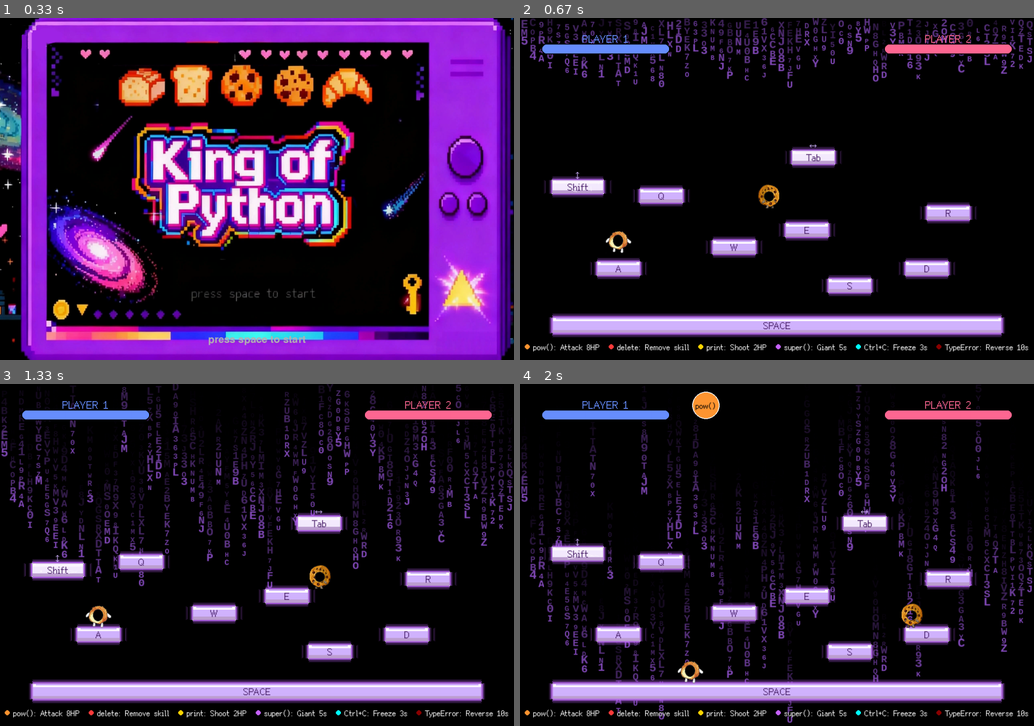
Above: before the commit, frames 1-4 (two rows, left to right).
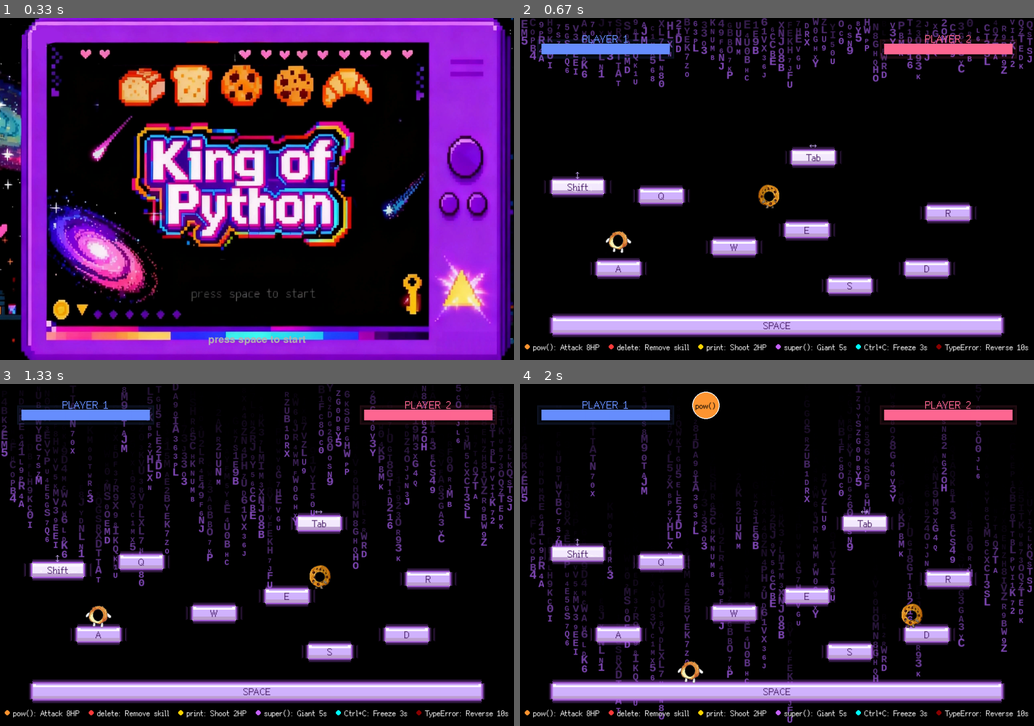
Above: after the commit, the same moments.

Repository: xueyu-coco/King-of-Python
Game: pygame game, started from main.py
Same seed, same stepped clock (60 frames per second), same inputs: the game is played once before the commit and once after it.
Inputs:
- Up to frame 1 (0.33 s): no input
- Up to frame 2 (0.67 s): tap S at 0.33 s
- Up to frame 3 (1.33 s): hold Right 0.67-1.13 s
- Up to frame 4 (2 s): hold Right 1.5-1.97 s; hold D 1.5-1.97 s

Frame 1 is identical in both runs. In frame 2, 0.7% of the frame differs, in the area x 3-97%, y 6-12%; in frame 3, 0.8%; in frame 4, 0.8%.

Commit message:
ui: HP bars - colored border glow for player HP bars

Diff:
--- a/main.py
+++ b/main.py
@@ -84,17 +84,33 @@
     hp_bar_height = 25
     hp_bar_y = 60
 
-    # 玩家1血条
+    # 玩家1血条（矩形）
     p1_x = 50
-    # 圆角半径：使用高度的一半以获得胶囊形（pill）外观
-    radius = max(2, hp_bar_height // 2)
-    pygame.draw.rect(screen, GRAY, (p1_x, hp_bar_y, hp_bar_width, hp_bar_height), border_radius=radius)
+    # 玩家1 color (used for fill, border and glow)
+    p1_color = (104, 143, 255)
+    # draw a soft outer glow using a semi-transparent surface
+    try:
+        glow = 10
+        glow_surf = pygame.Surface((hp_bar_width + glow * 2, hp_bar_height + glow * 2), pygame.SRCALPHA)
+        # draw several concentric rectangles with decreasing alpha for a soft glow
+        for i in range(glow, 0, -1):
+            a = int(40 * (i / glow))
+            clr = (p1_color[0], p1_color[1], p1_color[2], a)
+            rect = (glow - i, glow - i, hp_bar_width + i * 2, hp_bar_height + i * 2)
+            try:
+                # draw only the outline so glow appears on the edge
+                pygame.draw.rect(glow_surf, clr, rect, 1)
+            except Exception:
+                pass
+        screen.blit(glow_surf, (p1_x - glow, hp_bar_y - glow))
+    except Exception:
+        # fallback: ignore glow if surface operations fail
+        pass
+    pygame.draw.rect(screen, GRAY, (p1_x, hp_bar_y, hp_bar_width, hp_bar_height))
     hp1_width = int((player1.hp / player1.max_hp) * hp_bar_width)
-    # 使用指定颜色 (104, 143, 255) 显示玩家1 血条与名称（与玩家2互换）
-    p1_color = (104, 143, 255)
     if hp1_width > 0:
-        pygame.draw.rect(screen, p1_color, (p1_x, hp_bar_y, hp1_width, hp_bar_height), border_radius=radius)
-    pygame.draw.rect(screen, BLACK, (p1_x, hp_bar_y, hp_bar_width, hp_bar_height), 2, border_radius=radius)
+        pygame.draw.rect(screen, p1_color, (p1_x, hp_bar_y, hp1_width, hp_bar_height))
+    pygame.draw.rect(screen, p1_color, (p1_x, hp_bar_y, hp_bar_width, hp_bar_height), 2)
 
     name1 = "PLAYER 1"
     p1_text = font_small.render(name1, True, p1_color)
@@ -117,15 +133,31 @@
 
     # 玩家2血条（从右到左填充，扣血时从左边减少，保持右对齐）
     p2_x = WIDTH - 50 - hp_bar_width
-    pygame.draw.rect(screen, GRAY, (p2_x, hp_bar_y, hp_bar_width, hp_bar_height), border_radius=radius)
+    # 玩家2 color (used for fill, border and glow)
+    p2_color = (255, 104, 147)
+    # draw glow for player2 (right side)
+    try:
+        glow = 10
+        glow_surf2 = pygame.Surface((hp_bar_width + glow * 2, hp_bar_height + glow * 2), pygame.SRCALPHA)
+        for i in range(glow, 0, -1):
+            a = int(40 * (i / glow))
+            clr = (p2_color[0], p2_color[1], p2_color[2], a)
+            rect = (glow - i, glow - i, hp_bar_width + i * 2, hp_bar_height + i * 2)
+            try:
+                pygame.draw.rect(glow_surf2, clr, rect, 1)
+            except Exception:
+                pass
+        screen.blit(glow_surf2, (p2_x - glow, hp_bar_y - glow))
+    except Exception:
+        pass
+    pygame.draw.rect(screen, GRAY, (p2_x, hp_bar_y, hp_bar_width, hp_bar_height))
     hp2_width = int((player2.hp / player2.max_hp) * hp_bar_width)
-    # 使用指定颜色 (255, 104, 147) 显示玩家2 血条与名称（与玩家1互换）
-    p2_color = (255, 104, 147)
+    # 使用指定颜色显示玩家2 血条与名称（与玩家1互换）
     # 血条右对齐，扣血时从左边消失
     hp2_start_x = p2_x + (hp_bar_width - hp2_width)
     if hp2_width > 0:
-        pygame.draw.rect(screen, p2_color, (hp2_start_x, hp_bar_y, hp2_width, hp_bar_height), border_radius=radius)
-    pygame.draw.rect(screen, BLACK, (p2_x, hp_bar_y, hp_bar_width, hp_bar_height), 2, border_radius=radius)
+        pygame.draw.rect(screen, p2_color, (hp2_start_x, hp_bar_y, hp2_width, hp_bar_height))
+    pygame.draw.rect(screen, p2_color, (p2_x, hp_bar_y, hp_bar_width, hp_bar_height), 2)
 
     name2 = "PLAYER 2"
     p2_text = font_small.render(name2, True, p2_color)
